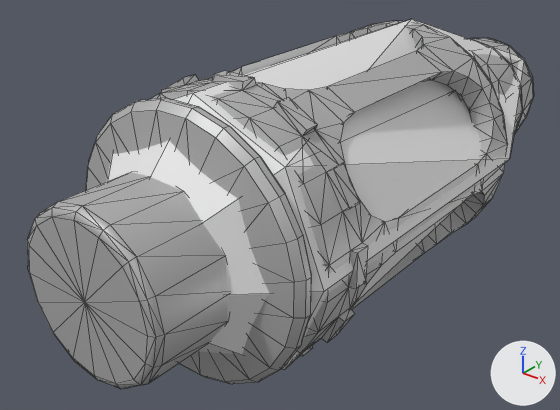
Two versions of the FBX model Podval PvP - Post Soviet Era/Assets/Weapons/Ammo/Grenades/Flare_40mm_GD40_White/Flare_40mm_GD40_White.fbx, one commit apart.
Rendered twice from a 50 mm camera at (0.0657, -0.0947, 0.0497) aimed at (-0.0067, -0.0042, -0.0064). Lighting does not change. The marker at lower right points along +X, +Y and +Z. Mesh edges are drawn as thin lines. Objects named as collision shapes, trigger or cutter boxes, shadow casters or lower levels of detail are left out. Where no turn or scale is listed for an object, it has been applied to the vertices.

Objects in the first picture: 'GD-40_0', 'UCS_GD-40'.
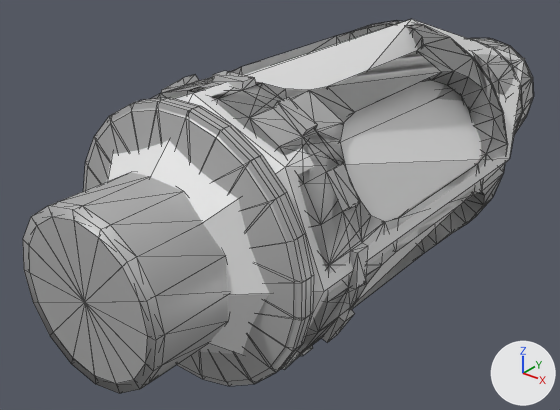
Boxes (x1, y1, x2, y2) around the edits, measured in the pictures (560 x 410 px):
```json
{"object": "GD-40_LOD1", "change": "added", "after": [23, 39, 534, 393]}
```

Scene script edits in JSON lines:
```json
{"op": "add", "block": "me_окружность_001", "code": ["me_окружность_001 = bpy.data.meshes.new('Окружность.001')", "me_окружность_001.from_pydata(...)  # 581 vertices, 1096 faces; spans x -0.0199..0.0199, y -0.049..0.0593, z -0.0199..0.0199", "me_окружность_001.materials.append(mat_материал)  # its picture is missing"]}
{"op": "add", "block": "ob_gd_40_lod1", "code": ["ob_gd_40_lod1 = bpy.data.objects.new('GD-40_LOD1', me_окружность_001)", "ob_gd_40_lod1.location = (0.0, 0.0, 0.0)"]}
```
